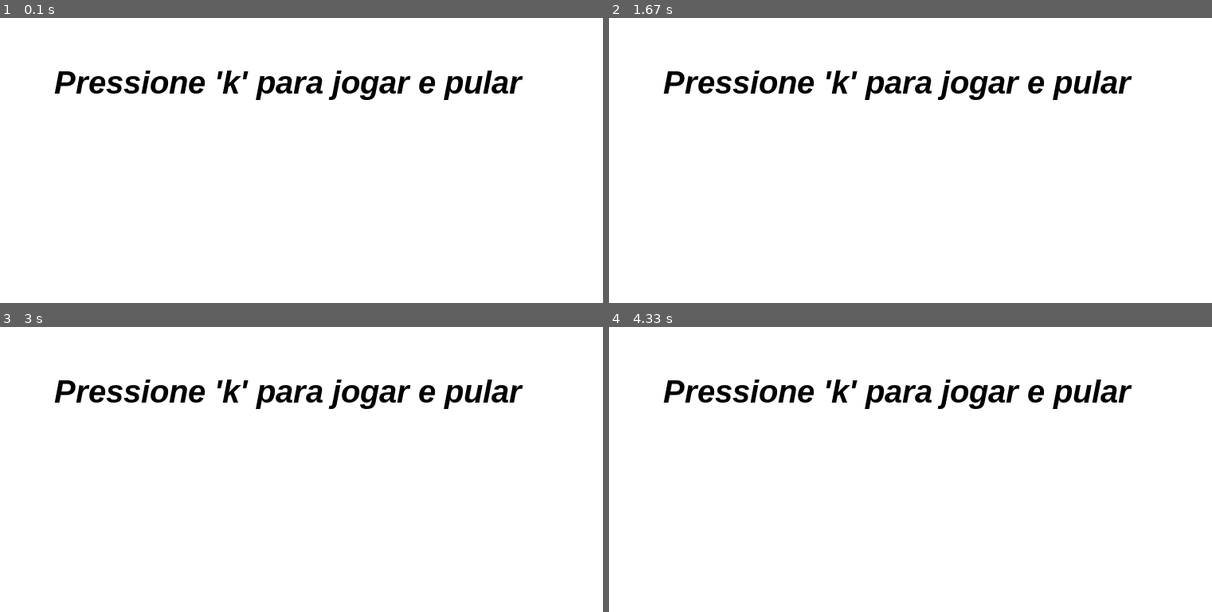
Above: before the commit, frames 1-4 (two rows, left to right).
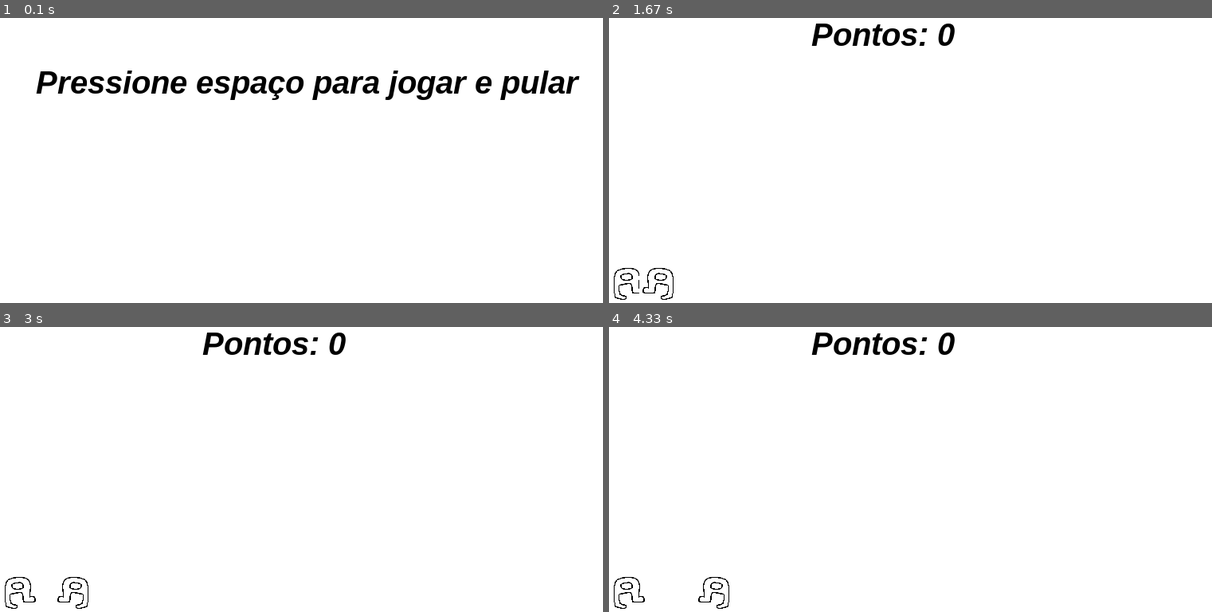
Above: after the commit, the same moments.

Repository: JordaneAndradeSoares/LIXO
Game: pygame game, started from amogus_voador/amogus_voador.py
The game is run twice, just before and just after one commit, with the same random seed, the same clock (stepped at 60 frames per second) and the same inputs.
Inputs:
- Up to frame 1 (0.1 s): no input
- Up to frame 2 (1.67 s): tap Space at 0.33, 0.73, 1.03 s
- Up to frame 3 (3 s): tap Space at 1.73, 2.03, 2.23, 2.53, 2.8 s
- Up to frame 4 (4.33 s): tap Space at 3.13, 3.43, 3.57, 3.97, 4.27 s

The runs differ from the first frame. In frame 1, 3.4% of the frame differs, in the area x 5-97%, y 18-29%; in frame 2, 3.7%; in frame 3, 3.7%, in the area x 0-87%, y 1-99%; in frame 4, 3.7%.

Commit message:
Add files via upload

Diff:
--- a/amogus_voador/amogus_voador.py
+++ b/amogus_voador/amogus_voador.py
@@ -4,17 +4,17 @@
 
 pygame.init()
 
-## cores
+# cores
 PRETO = (0, 0, 0)
 VERMELHO = (255, 0, 0)
 BRANCO = (255, 255, 255)
 
-## tela e fonte
+# tela e fonte
 LARGURA, ALTURA = 800, 400
 tela = pygame.display.set_mode((LARGURA, ALTURA))
 fonte = pygame.font.SysFont("Arial", 40, True, True)
 
-## pulo e booleanos
+# pulo e booleanos
 contador_salto = 10
 salto_jogador = -10
 pulando = False
@@ -22,7 +22,7 @@
 resultado = True
 contador_derrota = False
 
-## outras variaveis
+# outras variaveis
 clock = pygame.time.Clock()
 
 velocidade_obstaculos = 10
@@ -36,33 +36,19 @@
 
 obstaculo_x = LARGURA + tamanho
 obstaculo_y = ALTURA - tamanho
+obstaculo_y_reserva = obstaculo_y
 
 obstaculo_voador_x = obstaculo_x
 obstaculo_voador_y = ALTURA - (tamanho * 2.1)
 
-## classe zero (disco voador)
-class Rex_0(pygame.sprite.Sprite):
-    def __init__(self):
-        pygame.sprite.Sprite.__init__(self)
-        self.disco_voador = pygame.image.load("C:\\Users\\Jordane AS\\Pictures\\codigos malucos\\amogus_voador\\4.png")
-
-        self.frame_count = 0
-        self.frame_rate = 5
-        self.atual = 0
-        self.image_voadora = self.disco_voador
-        self.image_voadora = pygame.transform.scale(self.image_voadora, (tamanho * 2.6, tamanho))
-
-        self.rect = self.image_voadora.get_rect()
-        self.rect.topleft = 100, 100
-
-## primeira classe
+# classe zero (jogador)
 class Rex_1(pygame.sprite.Sprite):
     def __init__(self):
         pygame.sprite.Sprite.__init__(self)
         self.sprites = [
-            pygame.image.load("C:\\Users\\Jordane AS\\Pictures\\codigos malucos\\amogus_voador\\1.png"),
-            pygame.image.load("C:\\Users\\Jordane AS\\Pictures\\codigos malucos\\amogus_voador\\2.png"),
-            pygame.image.load("C:\\Users\\Jordane AS\\Pictures\\codigos malucos\\amogus_voador\\3.png")
+            pygame.image.load("C:\\Users\\Jordane AS\\OneDrive\\Imagens\\codigos malucos\\amogus_voador\\1.png"),
+            pygame.image.load("C:\\Users\\Jordane AS\\OneDrive\\Imagens\\codigos malucos\\amogus_voador\\2.png"),
+            pygame.image.load("C:\\Users\\Jordane AS\\OneDrive\\Imagens\\codigos malucos\\amogus_voador\\3.png")
         ]
 
         self.frame_count = 0
@@ -85,15 +71,29 @@
             self.image = self.sprites[self.atual]
             self.image = pygame.transform.scale(self.image, (tamanho, tamanho))
 
-## segunda classe
+# primeira classe (inimigo voador)
+class Rex_0(pygame.sprite.Sprite):
+    def __init__(self):
+        pygame.sprite.Sprite.__init__(self)
+        self.disco_voador = pygame.image.load("C:\\Users\\Jordane AS\\OneDrive\\Imagens\\codigos malucos\\amogus_voador\\4.png")
+
+        self.frame_count = 0
+        self.frame_rate = 5
+        self.atual = 0
+        self.image_voadora = self.disco_voador
+        self.image_voadora = pygame.transform.scale(self.image_voadora, (tamanho * 2.6, tamanho))
+
+        self.rect = self.image_voadora.get_rect()
+        self.rect.topleft = 100, 100
+
+# segunda classe (inimigo que anda)
 class Rex_2(pygame.sprite.Sprite):
     def __init__(self):
         pygame.sprite.Sprite.__init__(self)
         self.sprites = [
-
-            pygame.image.load("C:\\Users\\Jordane AS\\Pictures\\codigos malucos\\amogus_voador\\1.png"),
-            pygame.image.load("C:\\Users\\Jordane AS\\Pictures\\codigos malucos\\amogus_voador\\2.png"),
-            pygame.image.load("C:\\Users\\Jordane AS\\Pictures\\codigos malucos\\amogus_voador\\3.png")
+            pygame.image.load("C:\\Users\\Jordane AS\\OneDrive\\Imagens\\codigos malucos\\amogus_voador\\1.png"),
+            pygame.image.load("C:\\Users\\Jordane AS\\OneDrive\\Imagens\\codigos malucos\\amogus_voador\\2.png"),
+            pygame.image.load("C:\\Users\\Jordane AS\\OneDrive\\Imagens\\codigos malucos\\amogus_voador\\3.png")
         ]
 
         self.sprites_invertidos = [pygame.transform.flip(sprite, True, False) for sprite in self.sprites]
@@ -118,16 +118,16 @@
             self.image = self.sprites_invertidos[self.atual]
             self.image = pygame.transform.scale(self.image, (tamanho, tamanho))
 
-# terceira classe (pulando)
+# terceira classe (pulo)
 class Pulando(pygame.sprite.Sprite):
     def som_do_pulo():
-        som_salto = pygame.mixer.Sound("C:\\Users\\Jordane AS\\Pictures\\codigos malucos\\amogus_voador\\smw_jump.wav")
+        som_salto = pygame.mixer.Sound("C:\\Users\\Jordane AS\\OneDrive\\Imagens\\codigos malucos\\amogus_voador\\smw_jump.wav")
         som_salto.play()
 
     def __init__(self):
         pygame.sprite.Sprite.__init__(self)
         self.sprites = []
-        self.sprites.append(pygame.image.load("C:\\Users\\Jordane AS\\Pictures\\codigos malucos\\amogus_voador\\1.png"))
+        self.sprites.append(pygame.image.load("C:\\Users\\Jordane AS\\OneDrive\\Imagens\\codigos malucos\\amogus_voador\\1.png"))
         self.atual = 0
         self.image = self.sprites[self.atual]
         self.image = pygame.transform.scale(self.image, (tamanho, tamanho))
@@ -143,15 +143,15 @@
 
         self.image = self.sprites[int(self.atual)]
         self.image = pygame.transform.scale(self.image, (tamanho, tamanho))
+
+andando = pygame.sprite.Group()
+rex = Rex_1()
+andando.add(rex)
 
 voando_inimigo = pygame.sprite.Group()
 rex_inimigo_voador = Rex_0()
 voando_inimigo.add(rex_inimigo_voador)
 
-andando = pygame.sprite.Group()
-rex = Rex_1()
-andando.add(rex)
-
 andando_inimigo = pygame.sprite.Group()
 rex_inimigo = Rex_2()
 andando_inimigo.add(rex_inimigo)
@@ -160,13 +160,12 @@
 pulinho = Pulando()
 pulo.add(pulinho)
 
-## loop da gameplay
-while True:
+while True: # loop de gameplay
     tela.fill(BRANCO)
     clock.tick(fps)
 
     # Nome da janela na qual o jogo roda
-    pygame.display.set_caption("Amogus Voador - Dinossauro do Chrome")
+    pygame.display.set_caption("Amogus Dinossauro do Chrome")
 
     # comandos
     for evento in pygame.event.get():
@@ -175,29 +174,32 @@
             sys.exit()
 
         elif evento.type == pygame.KEYDOWN:
-            if evento.key == pygame.K_k and not pulando and jogando:
-                Pulando.som_do_pulo()
-                contador_salto = 10
-                pulando = True
-
-            elif evento.key == pygame.K_k and not jogando:
-                jogando = True
-
-                if contador_derrota:
-                    pontos = 0 # zernado os pontos quando recomeça o jogo
-                    numero_do_jogo += 1 # contando quantos jogos já tiveram
-
+            if evento.key == pygame.K_SPACE:
+                if jogando and not pulando: # comando pulo
+                    Pulando.som_do_pulo()
+                    contador_salto = 10
+                    pulando = True
+
+                if not jogando: # controle da derrota
+                    jogando = True
+
+                    if contador_derrota:
+                        pontos = 0 # zernado os pontos quando recomeça o jogo
+                        numero_do_jogo += 1 # contando quantos jogos já tiveram
+
+    # gameplay
     if jogando:
 
-        # Defina o retângulo do jogador
+        # Define o retângulo do jogador
         jogador_rect = pygame.Rect(jogador_x, jogador_y, tamanho, tamanho)
 
-        # Defina os retângulos dos obstáculos
+        # Define os retângulos dos obstáculos
         obstaculo_rect = pygame.Rect(obstaculo_x, obstaculo_y, tamanho, tamanho)
         obstaculo_voador_rect = pygame.Rect(obstaculo_voador_x, obstaculo_voador_y, tamanho * 2.6, tamanho)
 
-        # Verifique as colisões
+        # Verifica as colisões
         if jogador_rect.colliderect(obstaculo_rect) or jogador_rect.colliderect(obstaculo_voador_rect):
+
             contador_derrota = True
             jogando = False
 
@@ -237,6 +239,9 @@
             pontos += 1
 
         else:
+            # colocando jogador na tela
+            tela.blit(rex.image, (jogador_x, jogador_y))
+
             if resultado:
                 # colocando obstaculo corredor na tela
                 obstaculo_x -= velocidade_obstaculos
@@ -246,9 +251,6 @@
                 obstaculo_voador_x -= velocidade_obstaculos
                 tela.blit(rex_inimigo_voador.image_voadora, (obstaculo_voador_x, obstaculo_voador_y))
 
-            # colocando jogador na tela
-            tela.blit(rex.image, (jogador_x, jogador_y))
-
         mensagem = f"Pontos: {pontos}"
         texto = fonte.render(mensagem, True, PRETO)
         tela.blit(texto, (LARGURA // 3, ALTURA // 10))
@@ -259,8 +261,13 @@
             texto_2 = fonte.render(mensagem_2, True, VERMELHO)
             tela.blit(texto_2, (LARGURA // 10 , ALTURA // 10))
 
-        mensagem = "Pressione 'k' para jogar e pular"
+        mensagem = "Pressione espaço para jogar e pular"
         texto = fonte.render(mensagem, True, PRETO)
-        tela.blit(texto, (LARGURA // 10 , ALTURA // 4))
+        tela.blit(texto, (LARGURA // 14, ALTURA // 4))
+
+        # Resetando jogador
+        jogador_y = ALTURA - tamanho
+        contador_salto = 10
+        pulando = False
 
     pygame.display.update()
